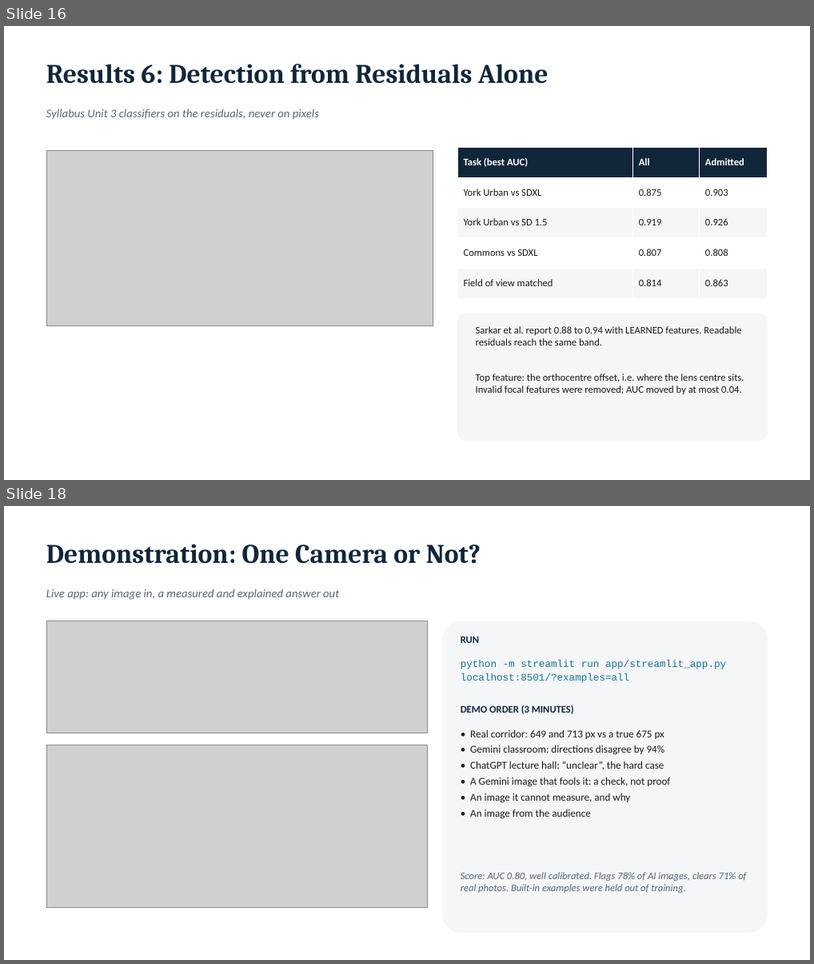
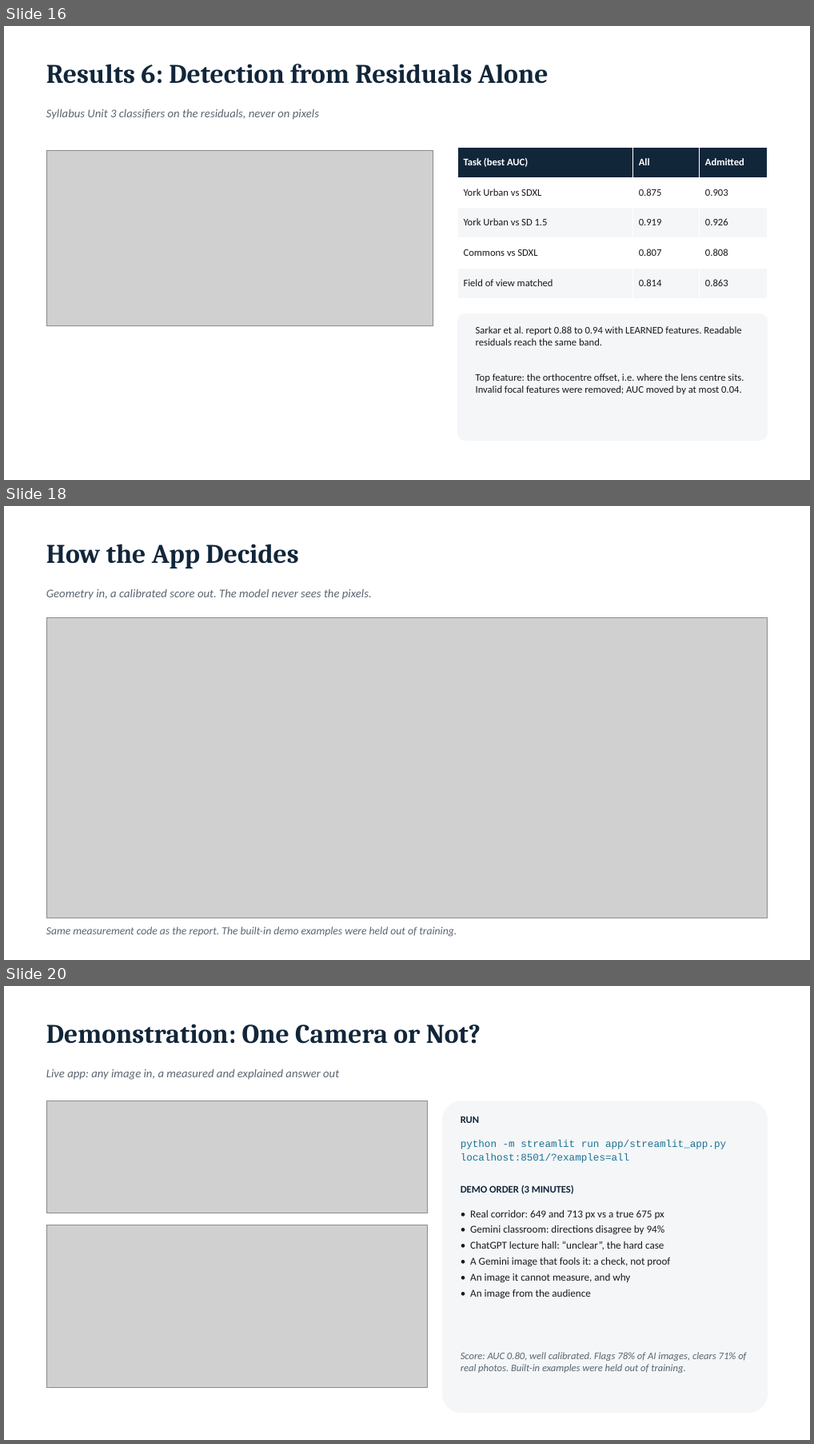
Before and after one commit to eesha5/vanishing-truth, a slide deck: docs/report/CA3_Presentation_Geometric_Consistency.pptx. Shown one above the other, each under a label of ours: slides 16 and 18 before the commit, slides 16, 18 and 20 after it; the slides between them are not shown. The pictures are 814x964 and 814x1444 pixels, drawn with LibreOffice and Linux fonts; fonts in the diff are those of the drawing; grey boxes stand for pictures. Boxes give left, top, right and bottom in pixels: in the first picture for what was removed or moved away, otherwise in the second. Text is boxed around its words. In the diff, an @@ line names an element or a change of style, - is before the commit and + after.

Commit message:
Slides: app workflow and score-trust slides, detection per generator, GitHub link; classifier comparison script; README sample sizes corrected

```diff
--- a/docs/report/CA3_Presentation_Geometric_Consistency.pptx
+++ b/docs/report/CA3_Presentation_Geometric_Consistency.pptx
@@ slide 18 added at <box>4,506,810,960</box>, background #FFFFFF @@
@@ text added at <box>46,544,298,568</box>, 32 pt, text #12263A, bold @@
+How the App Decides
@@ text added at <box>46,589,372,600</box>, 14 pt, text #5A6672, italic @@
+Geometry in, a calibrated score out. The model never sees the pixels.
@@ picture added at <box>46,618,768,918</box> @@
@@ text added at <box>46,926,457,936</box>, 13 pt, text #5A6672, italic @@
+Same measurement code as the report. The built-in demo examples were held out of training.
@@ what was slide 18 is now slide 20 @@
```
Also in this commit, not shown: 3 slides changed, 1 other slide added, 6 other files.
